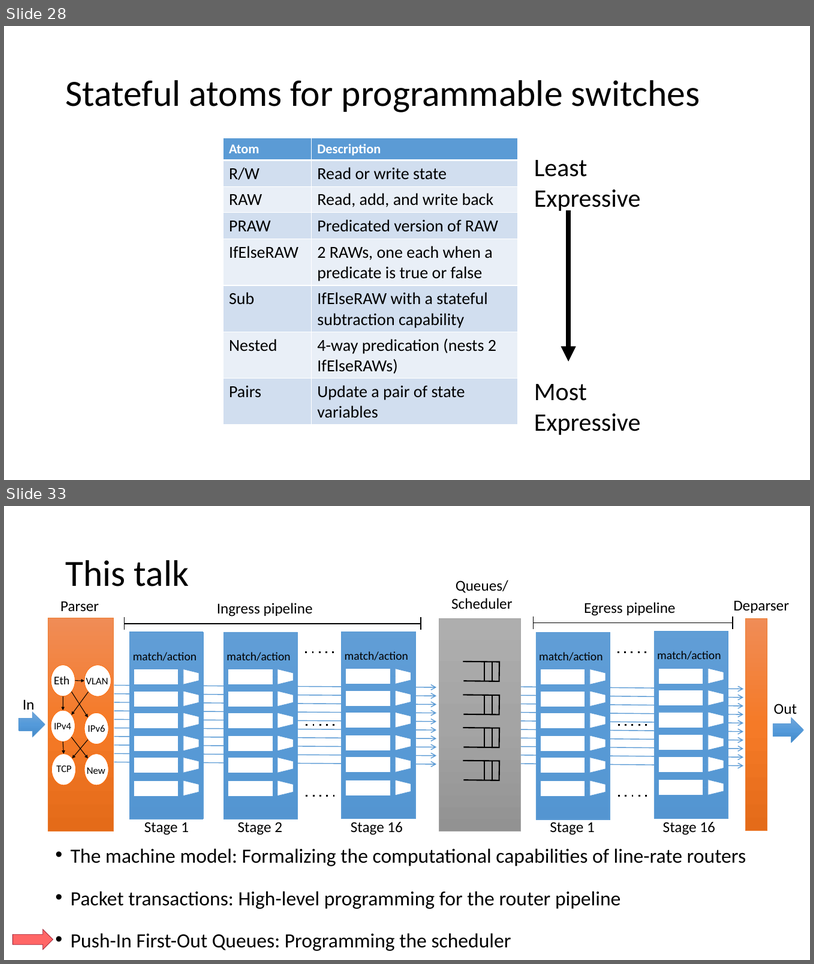
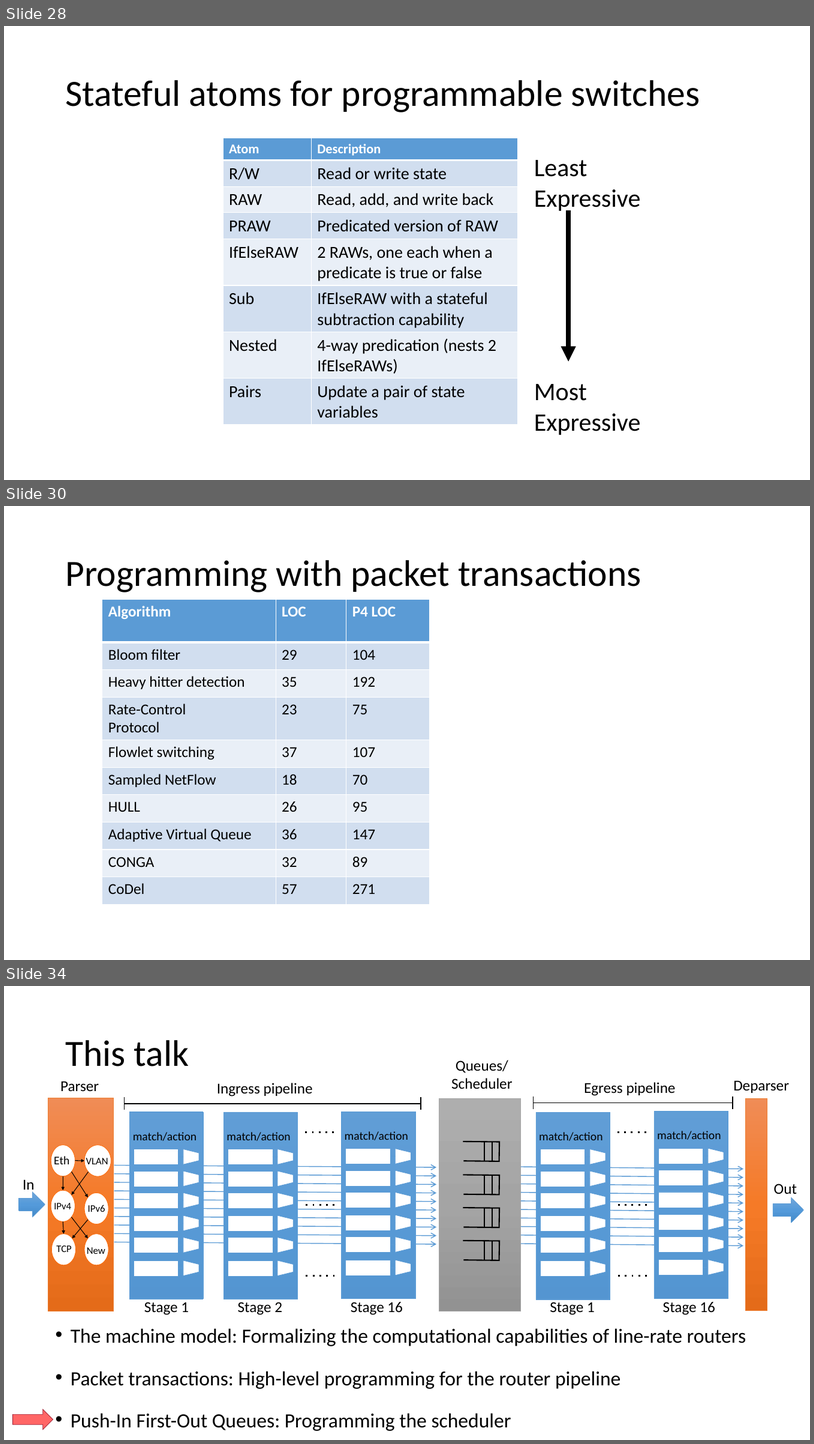
Before and after one commit to anirudhSK/pifo-domino-marple-ppts, a slide deck: combined_domino_pifo.pptx. Shown one above the other, each under a label of ours: slides 28 and 33 before the commit, slides 28, 30 and 34 after it; the slides between them are not shown. The pictures are 814x964 and 814x1444 pixels, drawn with LibreOffice and Linux fonts; fonts in the diff are those of the drawing. Boxes give left, top, right and bottom in pixels: in the first picture for what was removed or moved away, otherwise in the second. Text is boxed around its words. In the diff, an @@ line names an element or a change of style, - is before the commit and + after.

```diff
--- a/combined_domino_pifo.pptx
+++ b/combined_domino_pifo.pptx
@@ slide 30 added at (x1=4, y1=506, x2=810, y2=960), background #FFFFFF @@
@@ title added at (x1=65, y1=560, x2=641, y2=592), 44 pt, text #000000 @@
+Programming with packet transactions
@@ table added at (x1=102, y1=599, x2=430, y2=903), 10 rows, 3 columns @@
+Algorithm | LOC | P4 LOC
+Bloom filter | 29 | 104
+Heavy hitter detection | 35 | 192
+Rate-Control / Protocol | 23 | 75
+Flowlet switching | 37 | 107
+Sampled NetFlow | 18 | 70
+HULL | 26 | 95
+Adaptive Virtual Queue | 36 | 147
+CONGA | 32 | 89
+CoDel | 57 | 271
@@ what was slide 33 is now slide 34 @@
```
Also in this commit, not shown: 4 slides changed.
